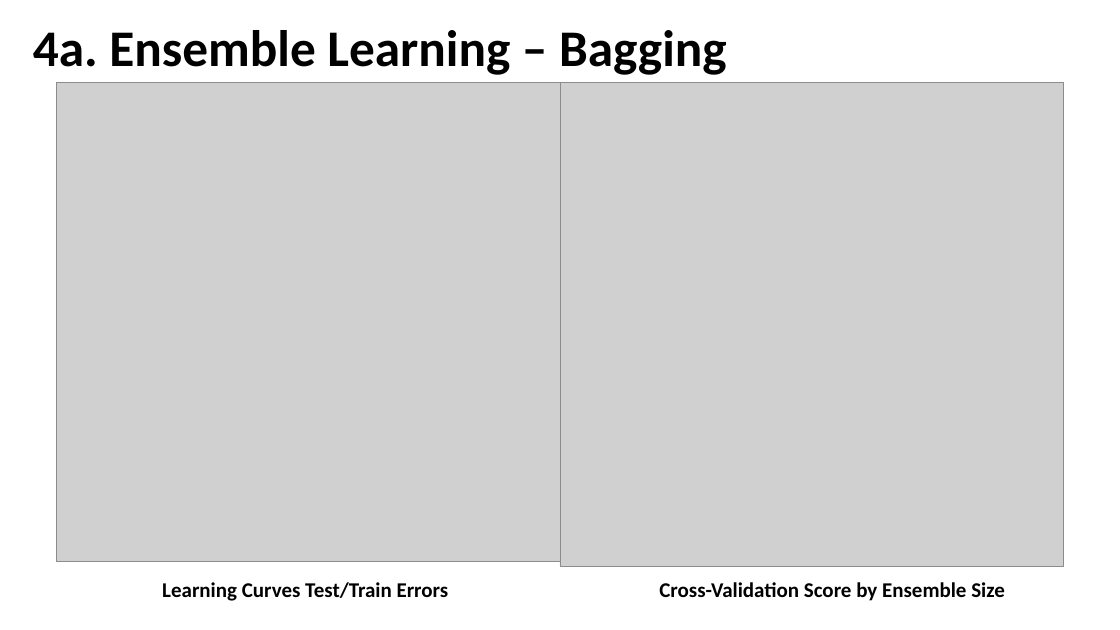
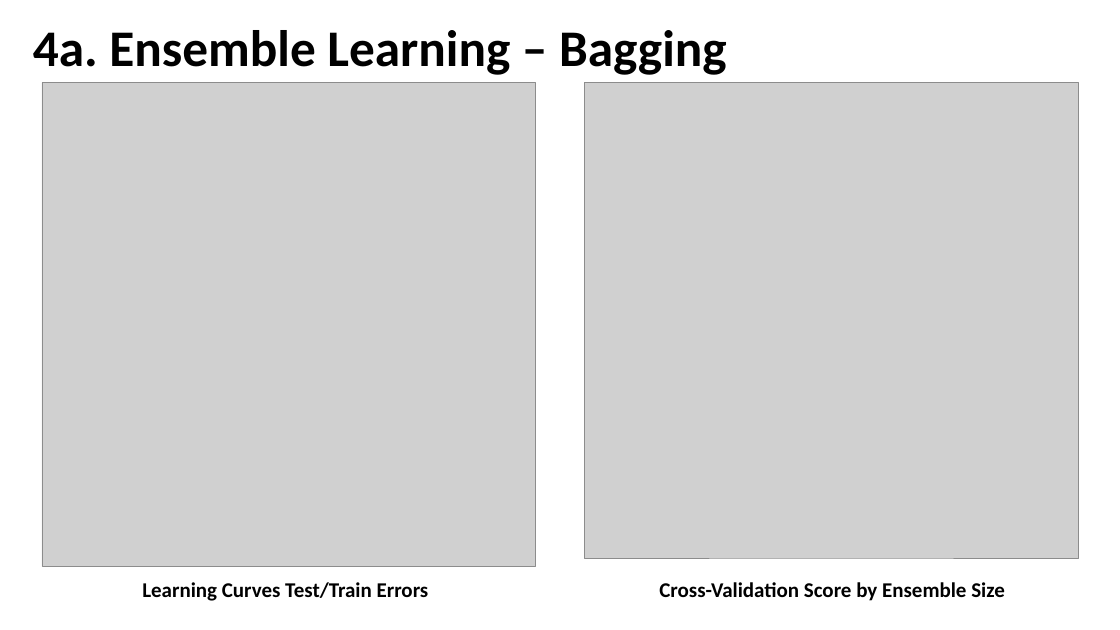
Before and after one commit to CSML1010-3-2020/NLPCourseProject, a slide deck: slide 13 of CSML1010_Group3_Project_Milestone02.pptx. Drawn at 1120x630 pixels with LibreOffice and Linux fonts; fonts in the diff are those of the drawing; grey boxes stand for pictures. Boxes give left, top, right and bottom in pixels: in the first picture for what was removed or moved away, otherwise in the second. Text is boxed around its words. In the diff, an @@ line names an element or a change of style, - is before the commit and + after.

Commit message:
M2 - Presentation May2a

```diff
--- a/CSML1010_Group3_Project_Milestone02.pptx
+++ b/CSML1010_Group3_Project_Milestone02.pptx
@@ picture resized from (x1=56, y1=83, x2=560, y2=562) to (x1=42, y1=82, x2=535, y2=566) @@
@@ picture resized from (x1=560, y1=83, x2=1065, y2=566) to (x1=585, y1=82, x2=1078, y2=558) @@
@@ text "Learning Curves Test/Train Errors" moved from (x1=162, y1=582, x2=449, y2=601) to (x1=142, y1=582, x2=429, y2=601) @@
```
Also in this commit, not shown: 9 other slides changed, 1 slide removed.
